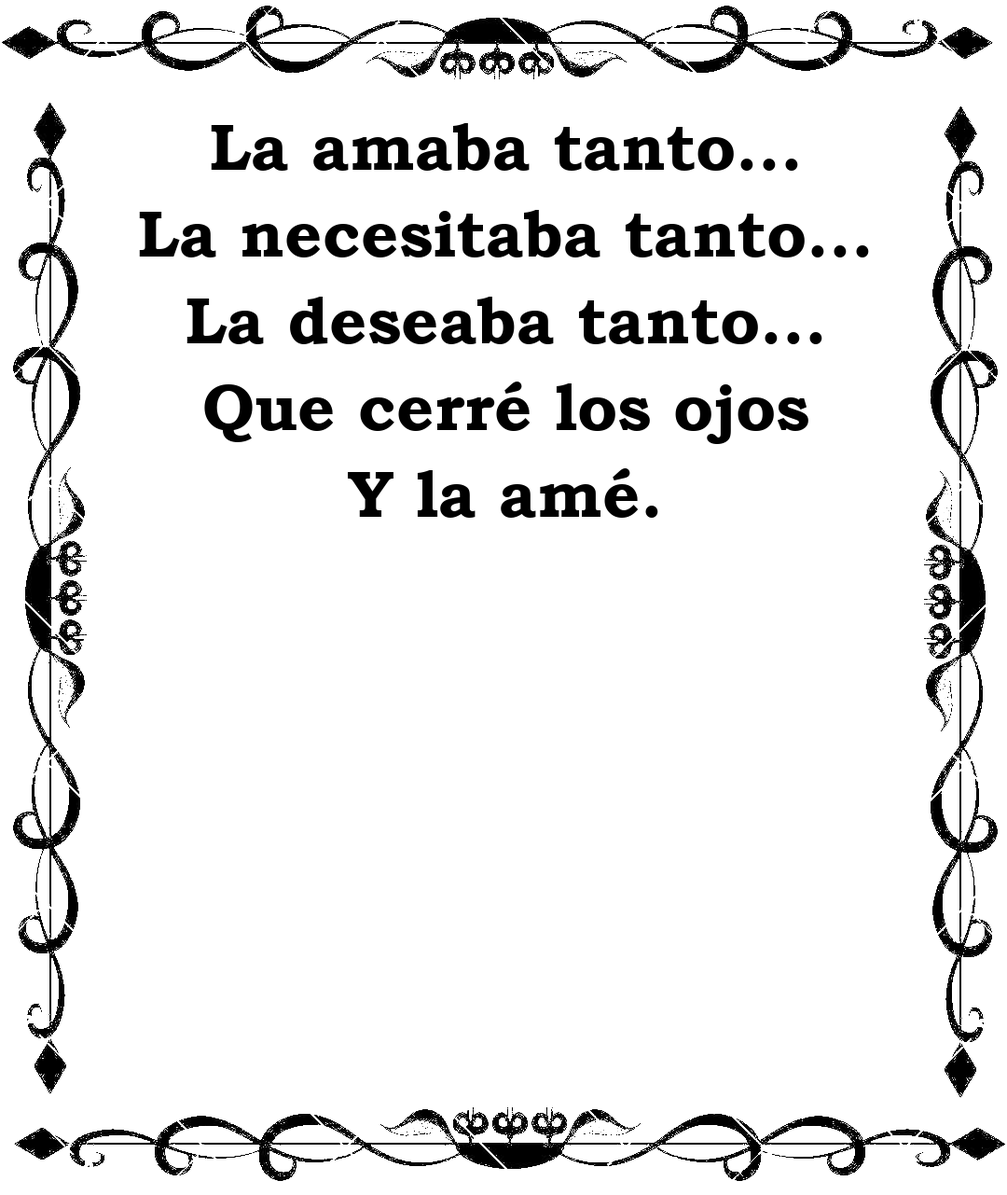
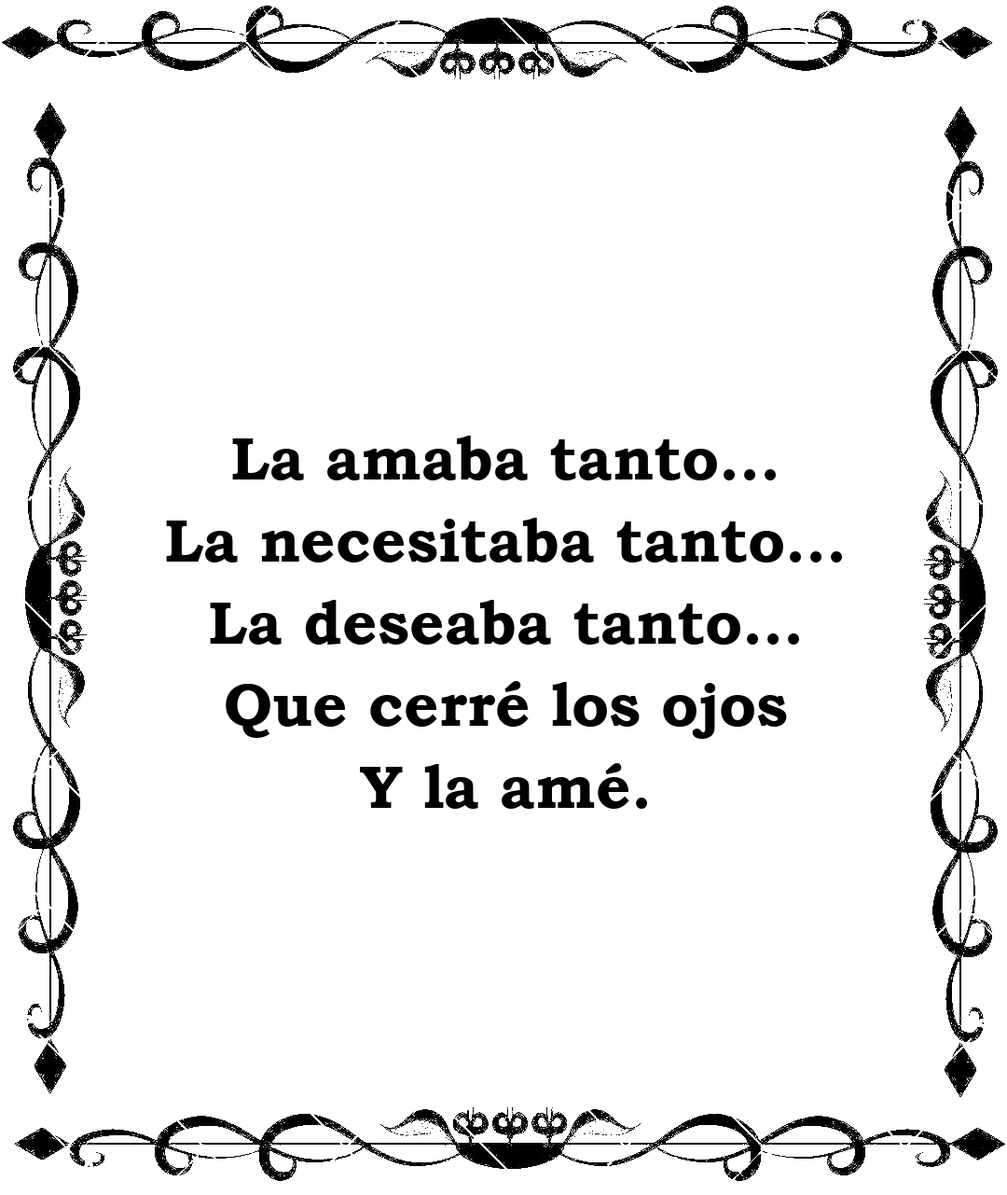
Before/after of a 1007×1195 layered artwork. What changed in the layer stack:
painted on "La amaba tanto... ..." over [138,123,870,809]
